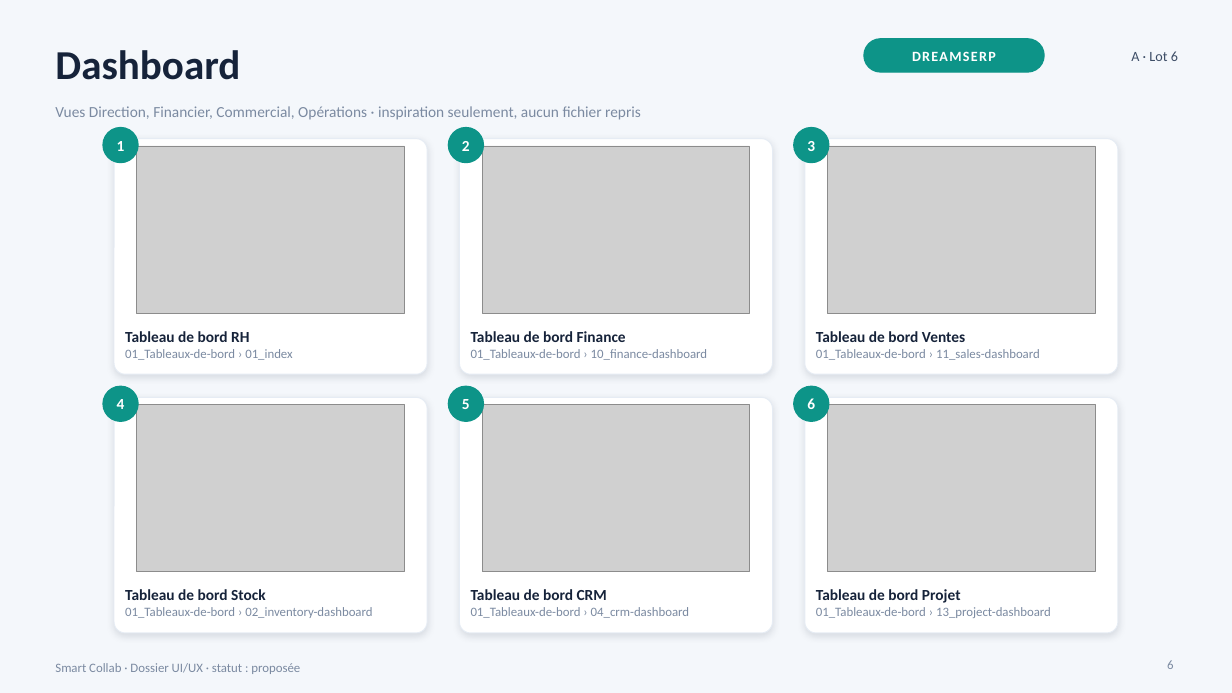
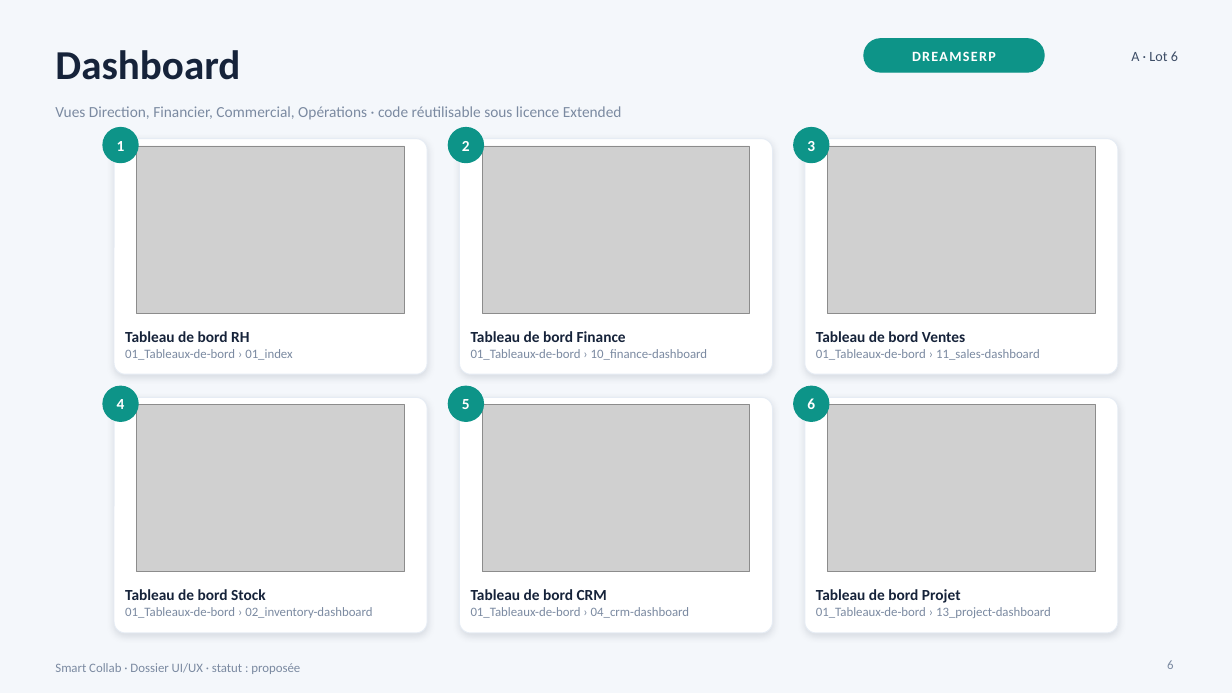
Before and after one commit to Sydney854/smart-collab, a slide deck: slide 6 of 05_UI_UX/DOSSIER_UI_UX_MODULES.pptx. Drawn at 1232x693 pixels with LibreOffice and Linux fonts; fonts in the diff are those of the drawing; grey boxes stand for pictures. Boxes give left, top, right and bottom in pixels: in the first picture for what was removed or moved away, otherwise in the second. Text is boxed around its words. In the diff, an @@ line names an element or a change of style, - is before the commit and + after.

```diff
--- a/05_UI_UX/DOSSIER_UI_UX_MODULES.pptx
+++ b/05_UI_UX/DOSSIER_UI_UX_MODULES.pptx
@@ text at bbox=[55, 106, 622, 120]: text changed @@
-Vues Direction, Financier, Commercial, Opérations · inspiration seulement, aucun fichier repris
+Vues Direction, Financier, Commercial, Opérations · code réutilisable sous licence Extended
```
Also in this commit, not shown: 37 other slides changed, 15 other files.
